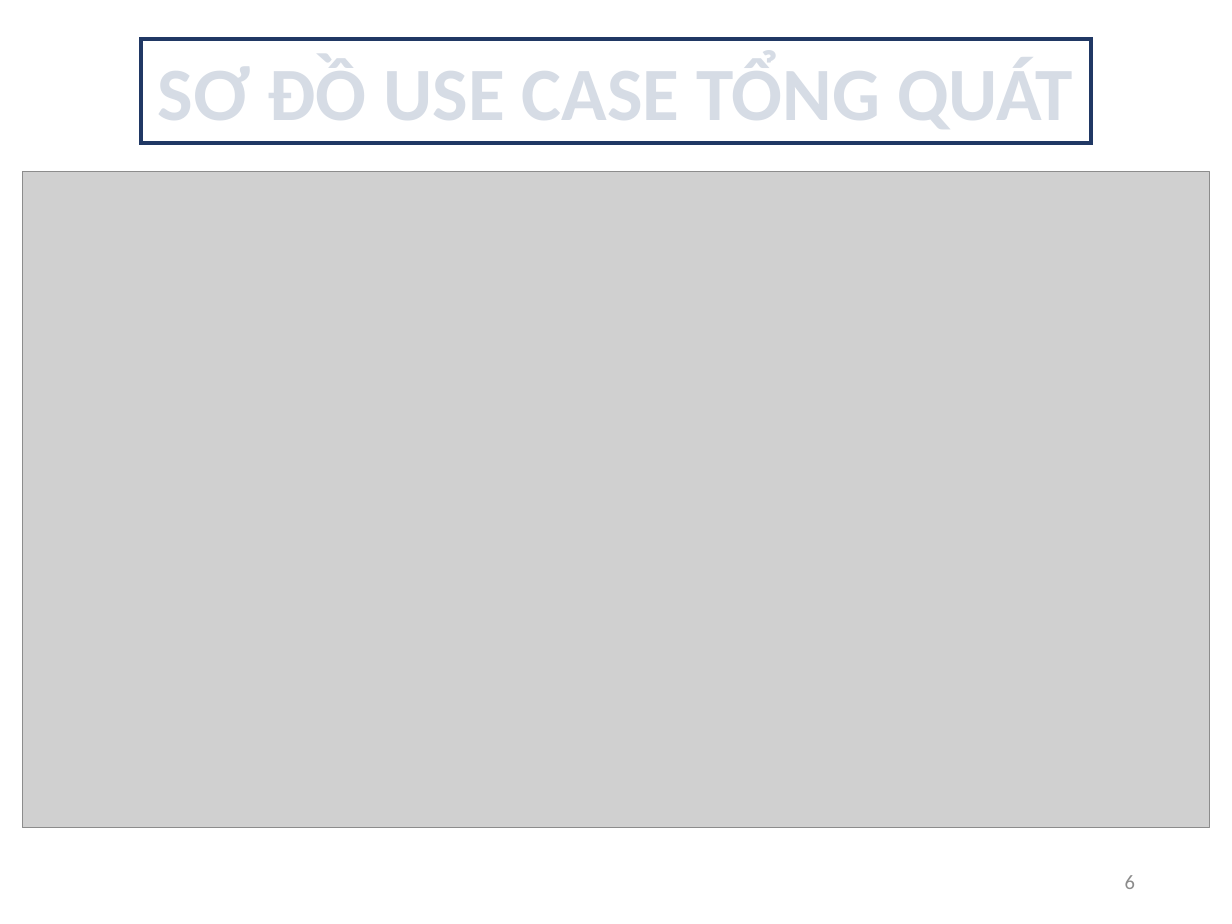
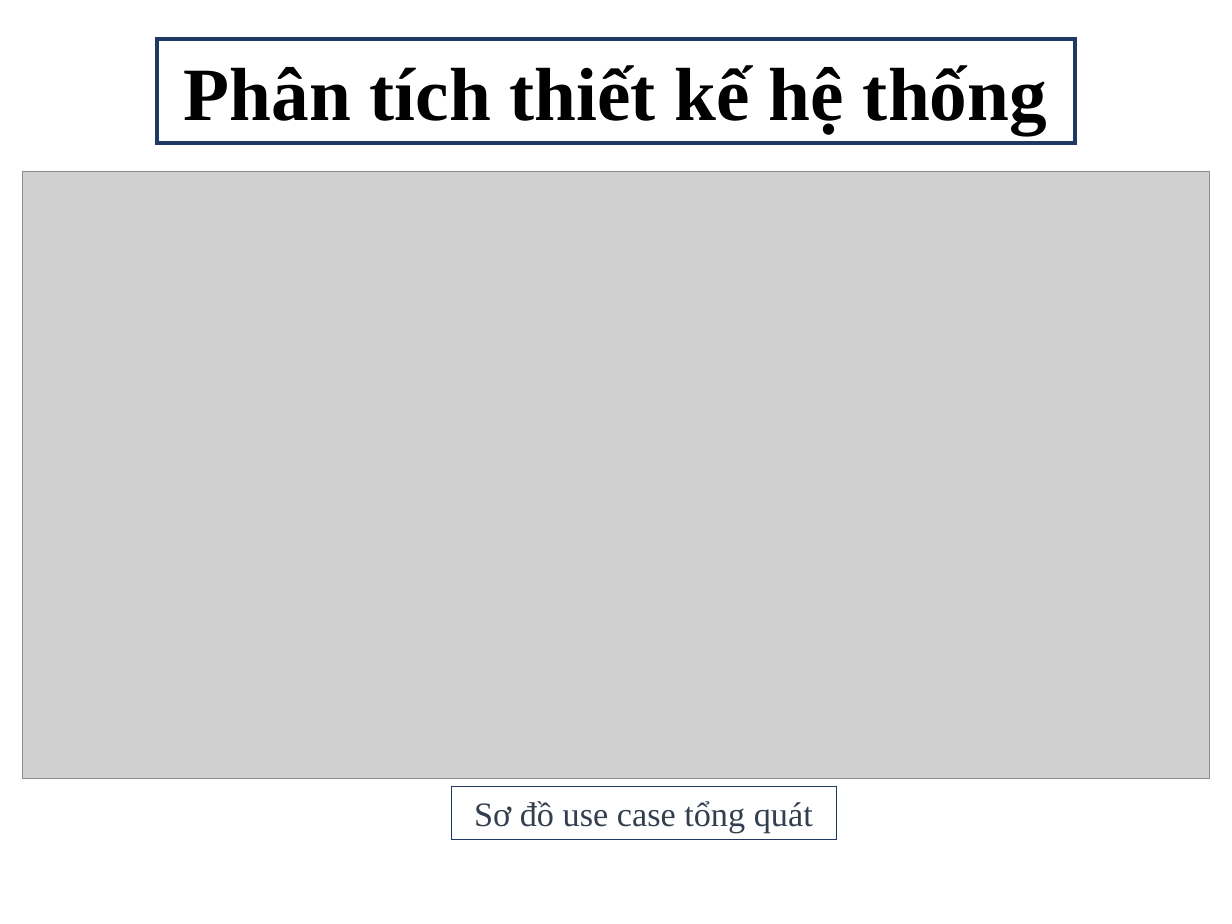
Before and after one commit to thienthanoliver/STU-luan-van-2017, a slide deck: slide 9 of BBBBBBBBBBBBB.pptx (slide 6 before the commit). Drawn at 1232x924 pixels with LibreOffice and Linux fonts; fonts in the diff are those of the drawing; grey boxes stand for pictures; background and template pictures are left out. Boxes give left, top, right and bottom in pixels: in the first picture for what was removed or moved away, otherwise in the second. Text is boxed around its words. In the diff, an @@ line names an element or a change of style, - is before the commit and + after.

```diff
--- a/BBBBBBBBBBBBB.pptx
+++ b/BBBBBBBBBBBBB.pptx
@@ rectangle "Phân tích thiết kế hệ ...": place and size @@
-rectangle "Phân tích thiết kế hệ ..." at (142,39,1092,143)
+rectangle "Phân tích thiết kế hệ ..." at (156,39,1074,143)
@@ text in rectangle at (184,65,1047,135): text changed; font Calibri to Times New Roman; text colour pattern #44546A on #D6DCE5 to #000000 @@
-SƠ ĐỒ USE CASE TỔNG QUÁT
+Phân tích thiết kế hệ thống
@@ picture: place and size @@
-picture at (22,171,1210,828)
+picture at (22,171,1210,779)
@@ rectangle added at (451,786,835,840), fill #FFFFFF, outline #203864 0.5 pt, 20 pt, text #333F50 @@
+Sơ đồ use case tổng quát
@@ page number removed at (1125,875,1135,889) @@
-6
```
Also in this commit, not shown: 5 other slides changed, 5 slides added, 2 slides removed, 1 other file.
